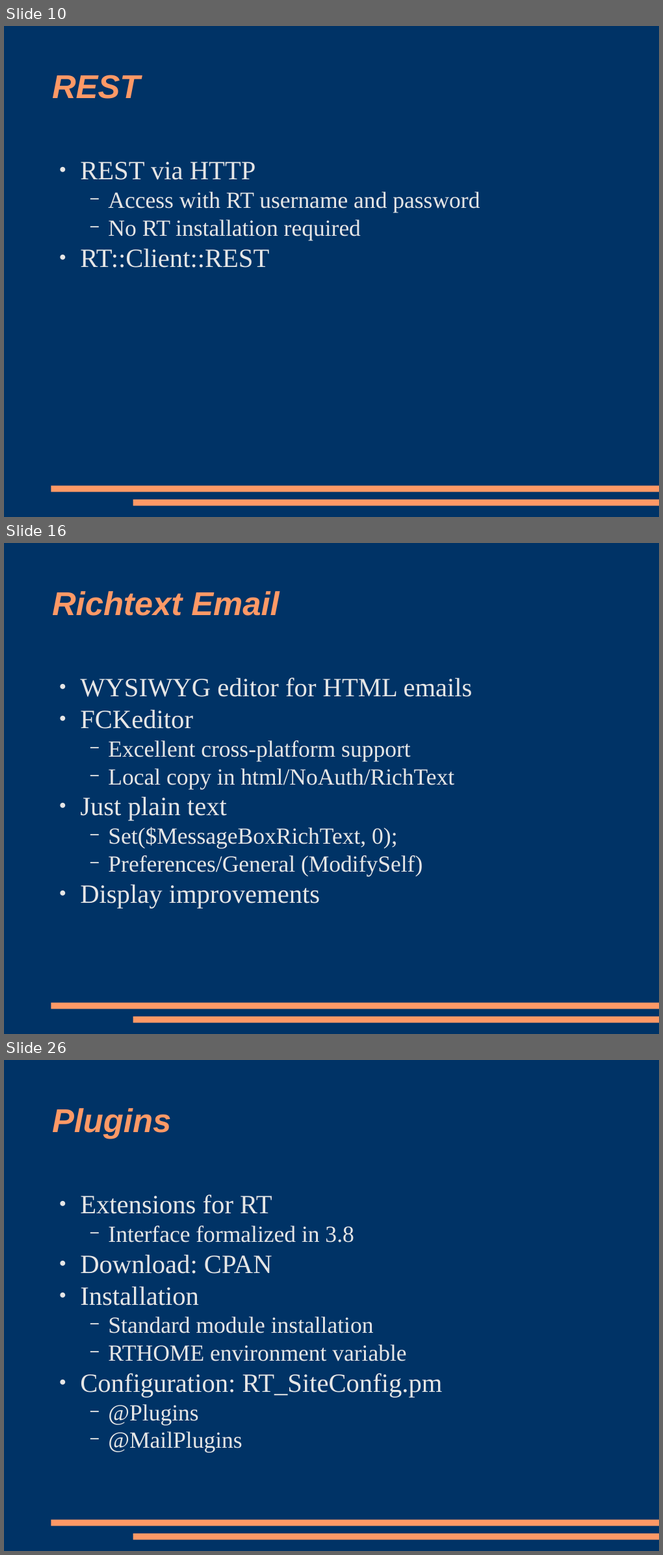
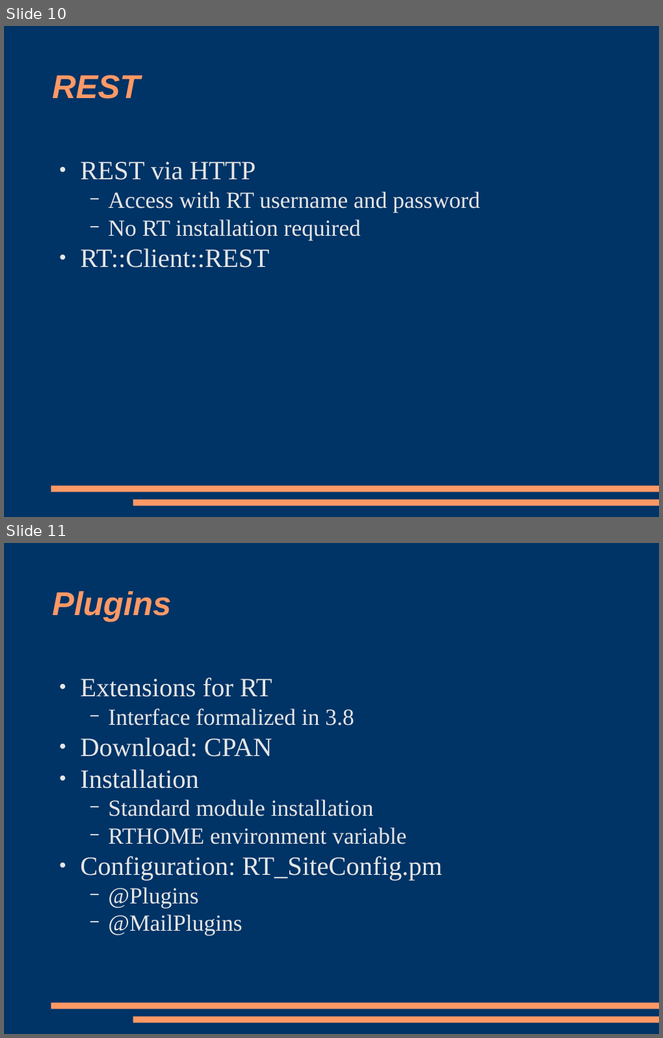
Before and after one commit to racke/Presentations, a slide deck: yapc2009/rt38.odp. Shown one above the other, each under a label of ours: slides 10, 16 and 26 before the commit, slides 10 and 11 after it; the slides between them are not shown. The pictures are 663x1555 and 663x1038 pixels, drawn with LibreOffice and Linux fonts; fonts in the diff are those of the drawing. Boxes give left, top, right and bottom in pixels: in the first picture for what was removed or moved away, otherwise in the second. Text is boxed around its words. In the diff, an @@ line names an element or a change of style, - is before the commit and + after.

```diff
--- a/yapc2009/rt38.odp
+++ b/yapc2009/rt38.odp
@@ slide 16 removed at (4, 543, 659, 1034), background #003366; not listed: 2 template elements that a slide beside it also shows @@
@@ title removed at (52, 591, 279, 616) @@
-Richtext Email
@@ text removed at (80, 678, 473, 908) @@
-● WYSIWYG editor for HTML emails
-● FCKeditor
-  − Excellent cross-platform support
-  − Local copy in html/NoAuth/RichText
-● Just plain text
-  − Set($MessageBoxRichText, 0);
-  − Preferences/General (ModifySelf)
-● Display improvements
@@ what was slide 26 is now slide 11 @@
```
Also in this commit, not shown: 6 slides changed, 29 other slides removed.
